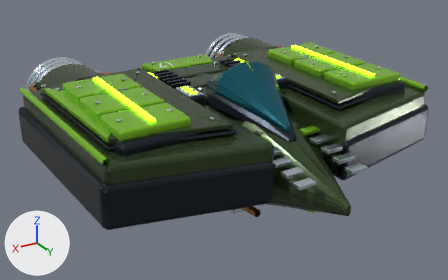
What one commit did to the glTF model public/art/solid-fleet-20260908/17.glb.
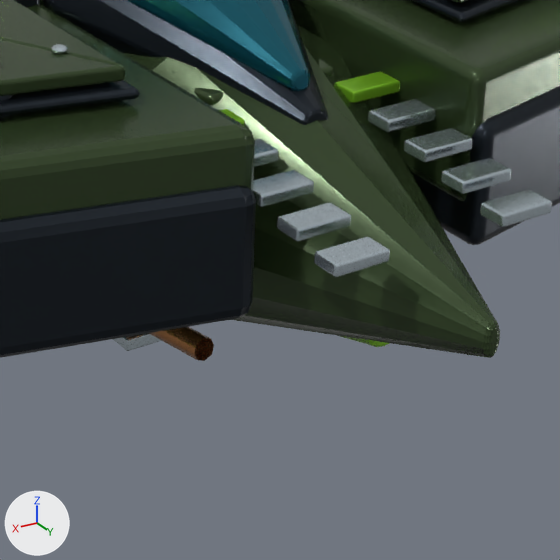
Old and new are each drawn whole from a camera (50 mm lens) standing at (2.5, 4.14, 1.91) and looking at (0.04, 0.05, -0.14) and again close up on the part from 43% to 83% of the width and 37% to 100% of the height. Every picture has the same lights, and +X, +Y and +Z are marked at lower left. The last two pictures show the newer version. Vertices at exactly the same position are counted once.

Names of what the first close-up shows: 'SolidHull_17'.
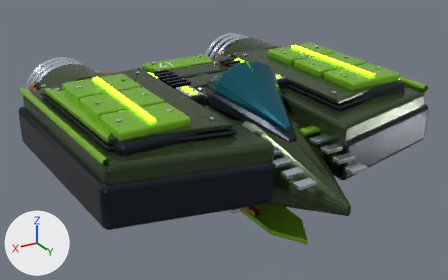
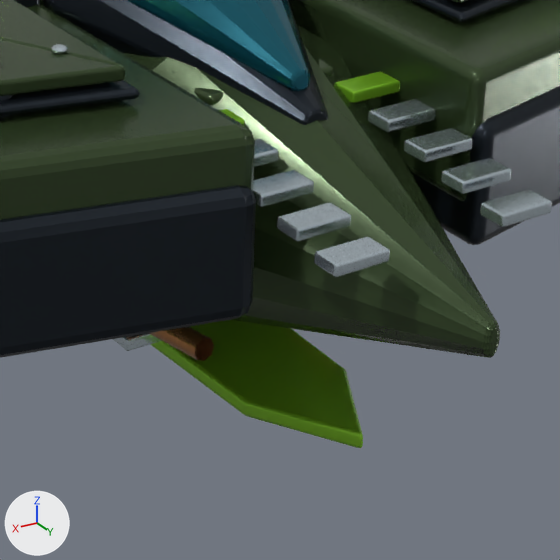
Pixel boxes [x1, y1, x2, y2] of what changed, in the close-ups (560 x 560 px):
'SolidHull_17', reshaped: before [0, 0, 560, 361]; after [0, 0, 560, 448]
part 1 of me_deep_structural_fuselage, added (green): after [150, 320, 363, 448]
part 2 of me_deep_structural_fuselage, deleted (mostly hidden): before [337, 335, 389, 347]

The change, as a diff of the scene's bpy script:
```diff
--- a/public/art/solid-fleet-20260908/17.glb.py
+++ b/public/art/solid-fleet-20260908/17.glb.py
@@ me_deep_structural_fuselage @@
 # used by ob_solidhull_17; location = (0.0, 0.0, 0.0)
-me_deep_structural_fuselage.from_pydata(...)  # 25574 vertices, 50164 faces; spans x -1.5..1.5, y -1.55..1.55, z -0.6..0.6
+me_deep_structural_fuselage.from_pydata(...)  # 25596 vertices, 50200 faces; spans x -1.5..1.5, y -1.55..1.55, z -0.6..0.6
+# me_deep_structural_fuselage part 1: a new loose piece of 88 vertices spanning x -0.2..0.2, y -0.75..1.16, z -0.57..-0.53, in mat_livery_contrast_16 (green #8bce2f)
+# me_deep_structural_fuselage part 2
+# 258 vertices are removed from x -0.26..0.26, y -0.75..1.21, z -0.45..-0.19
+# 512 faces are deleted
+# other edits to the shape of me_deep_structural_fuselage do not show in these pictures
 me_deep_structural_fuselage.materials.append(mat_hull_enamel_16)
```
